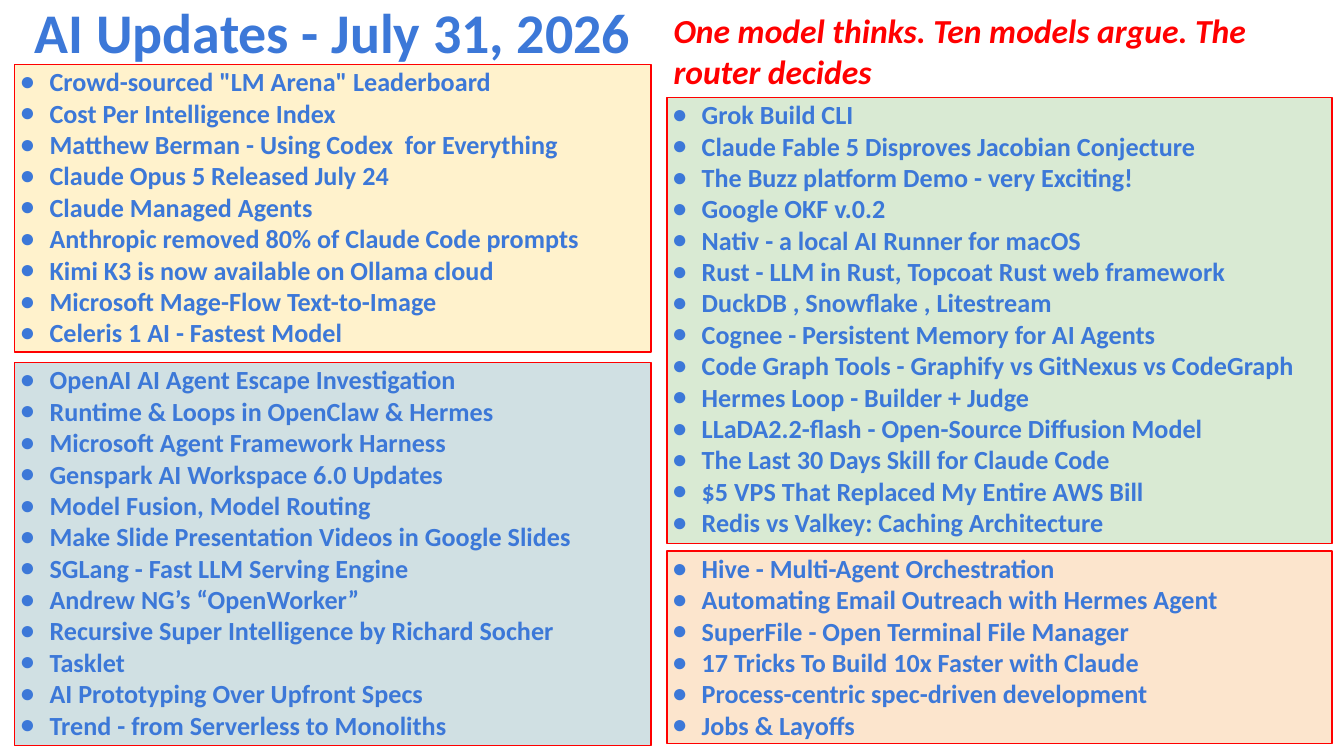
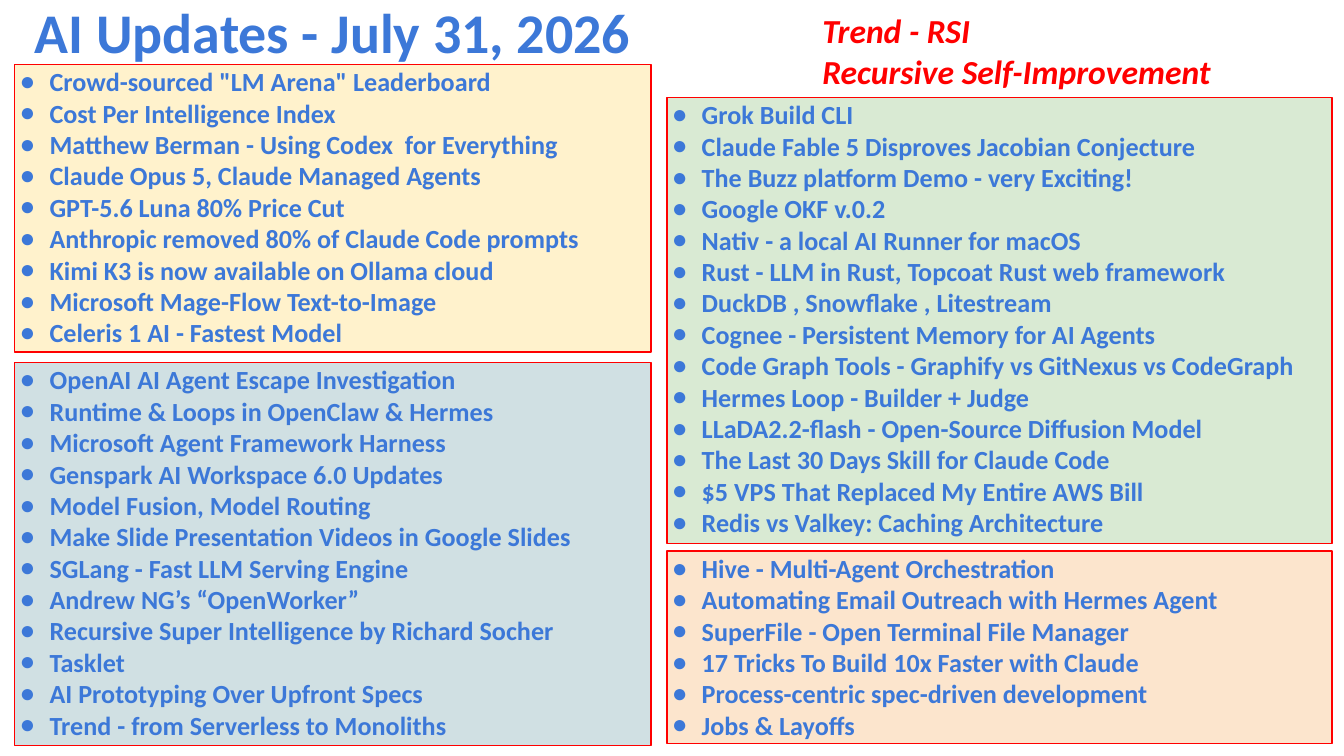
Before and after one commit to lselector/seminar, a slide deck: slide 1 of 2026/2026-07-31-AI-Updates.pptx. Drawn at 1344x756 pixels with LibreOffice and Linux fonts; fonts in the diff are those of the drawing. Boxes give left, top, right and bottom in pixels: in the first picture for what was removed or moved away, otherwise in the second. Text is boxed around its words. In the diff, an @@ line names an element or a change of style, - is before the commit and + after.

```diff
--- a/2026/2026-07-31-AI-Updates.pptx
+++ b/2026/2026-07-31-AI-Updates.pptx
@@ text at (822,19,1211,90): text changed @@
-One model thinks. Ten models argue. The router decides
+Trend - RSI
+Recursive Self-Improvement
@@ text in rectangle at (50,166,480,217): text changed @@
-● Claude Opus 5 Released July 24
-● Claude Managed Agents
+● Claude Opus 5, Claude Managed Agents
+● GPT-5.6 Luna 80% Price Cut
```
Also in this commit, not shown: 3 other slides changed, 2 slides added.
